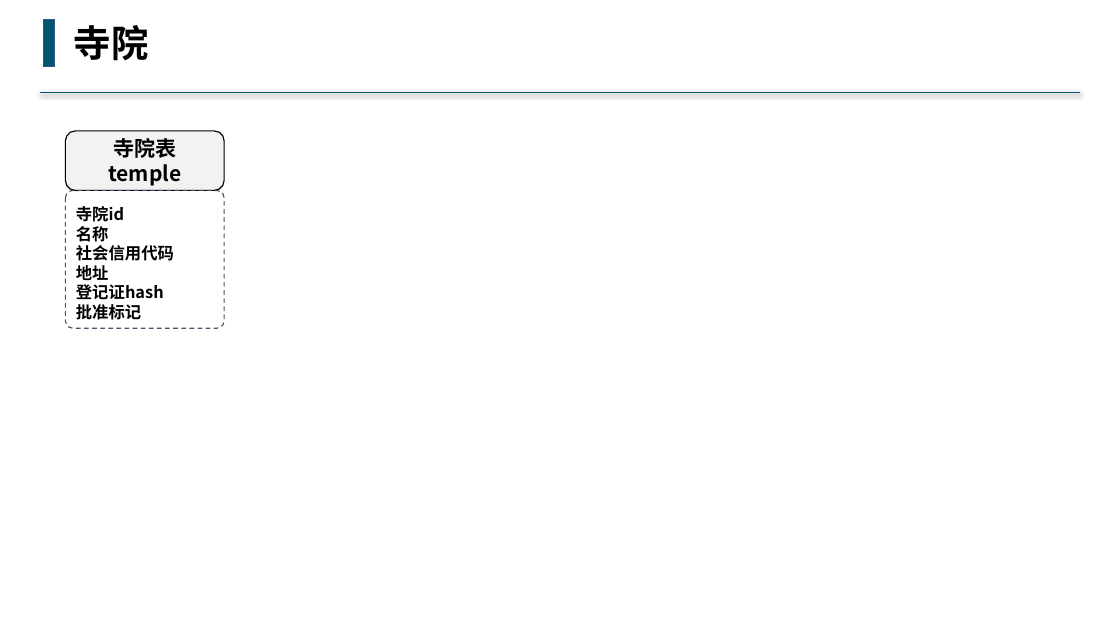
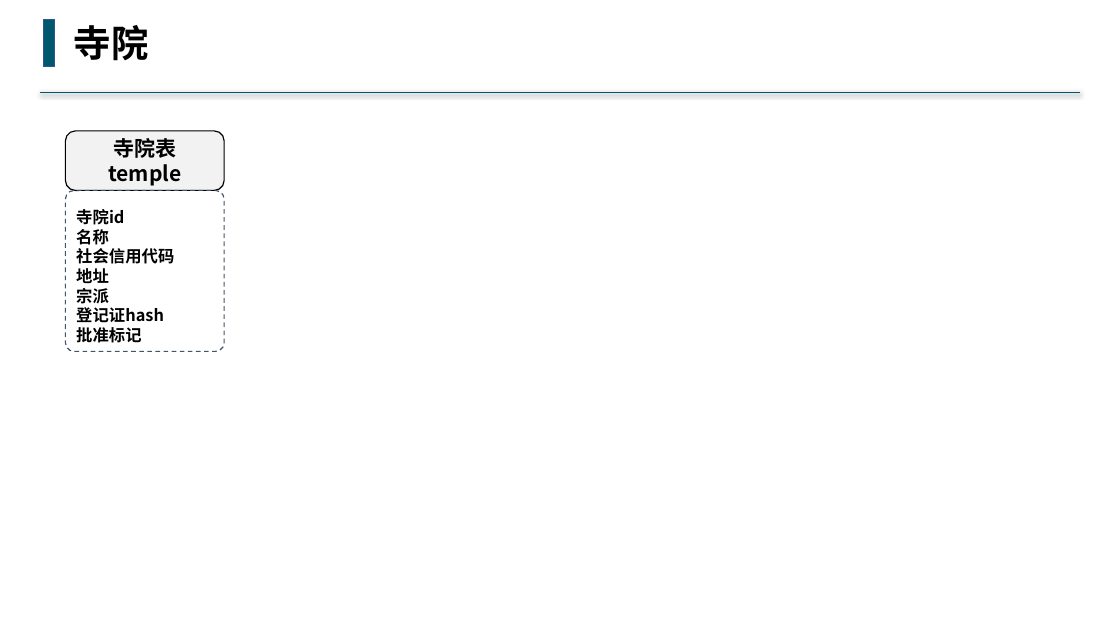
Before and after one commit to buddhachain/buddhaContract, a slide deck: slide 6 of doc/02.角色.pptx. Drawn at 1120x630 pixels with LibreOffice and Linux fonts; fonts in the diff are those of the drawing. Boxes give left, top, right and bottom in pixels: in the first picture for what was removed or moved away, otherwise in the second. Text is boxed around its words. In the diff, an @@ line names an element or a change of style, - is before the commit and + after.

```diff
--- a/doc/02.角色.pptx
+++ b/doc/02.角色.pptx
@@ rounded rectangle "寺院id": place and size @@
-rounded rectangle "寺院id" at [66, 191, 224, 329]
+rounded rectangle "寺院id" at [66, 191, 224, 352]
@@ text in rounded rectangle at [76, 268, 164, 323]: text changed @@
-地址
-登记证hash
+地址
+宗派
+登记证hash
```
Also in this commit, not shown: 3 other slides changed, 1 other file.
